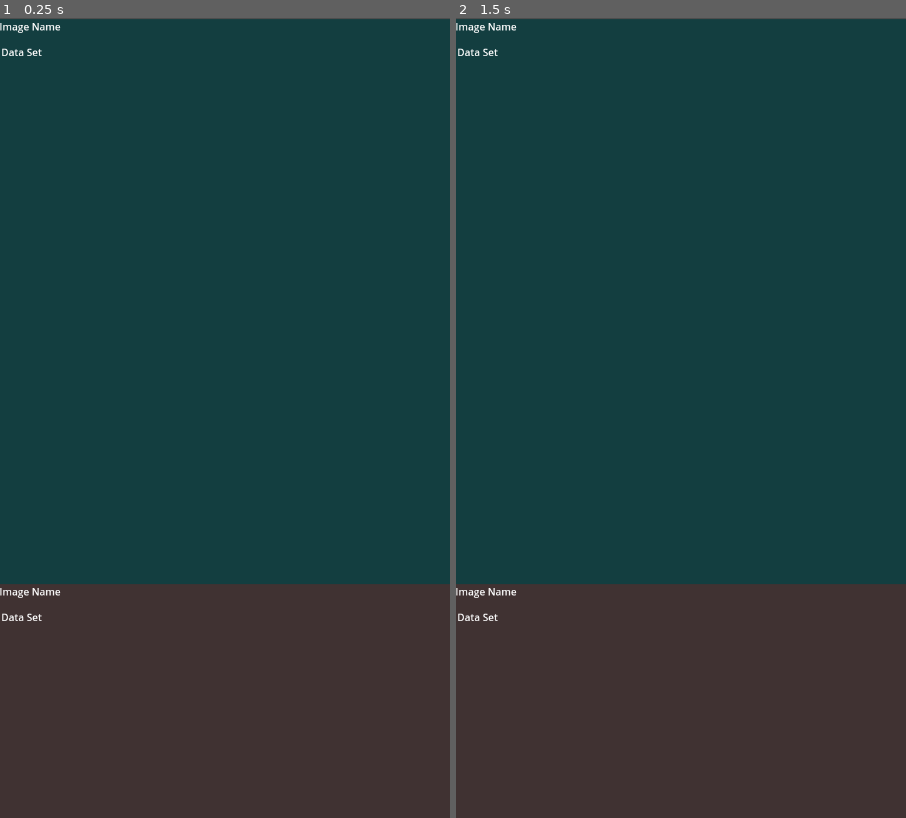
Above: before the commit, frames 1-2 (left to right).
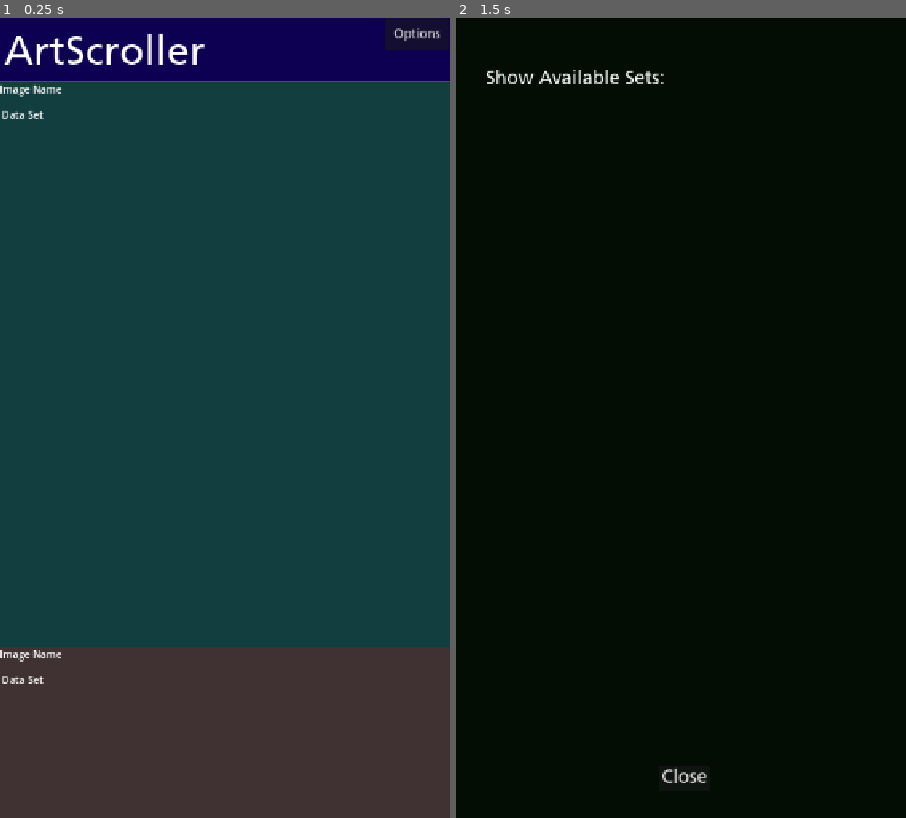
Above: after the commit, the same moments.

Repository: drakewill-CRL/artscrollerv3
Game: Godot game, scene res://Scene/MainScene.tscn
Two runs of this game, one before a commit and one after it. Both use one fixed random seed, a clock stepped at 60 frames per second and the inputs below.
Inputs (mouse positions are in pixels of both pictures, inside the frame that each line leads up to):
- Up to frame 1 (0.25 s): no input
- Up to frame 2 (1.5 s): click (870, 34) at 0.5 s, where only the run after the commit has a clickable "Options"; move the mouse to (780, 378) at 1.27 s; click (780, 378) at 1.42 s

The runs differ from the first frame. In frame 1, 16% of the frame differs, in the area x 0-100%, y 0-84%; in frame 2, 100%, in the area x 0-100%, y 0-100%.

Commit message:
styling, options menu

Diff:
--- a/Controls/ZoomedArtControl.tscn
+++ b/Controls/ZoomedArtControl.tscn
@@ -26,10 +26,10 @@
 stretch_mode = 5
 
 [node name="btnClose" type="Button" parent="."]
-offset_left = 608.0
-offset_top = 3.0
-offset_right = 718.0
-offset_bottom = 70.0
+offset_left = 585.0
+offset_top = 1193.0
+offset_right = 720.0
+offset_bottom = 1280.0
 theme_override_font_sizes/font_size = 40
 text = "Close"
 
--- /dev/null
+++ b/Resources/core.tres
@@ -0,0 +1,7 @@
+[gd_resource type="Theme" load_steps=2 format=3 uid="uid://d1eydy2r734mq"]
+
+[ext_resource type="FontFile" uid="uid://bgbfegly64xxw" path="res://Resources/FRUTIGERLTSTD-ROMAN.OTF" id="1_gqgl2"]
+
+[resource]
+Button/fonts/font = ExtResource("1_gqgl2")
+Label/fonts/font = ExtResource("1_gqgl2")
--- a/Scene/MainScene.tscn
+++ b/Scene/MainScene.tscn
@@ -1,12 +1,14 @@
-[gd_scene load_steps=3 format=3 uid="uid://btvpgjgs1b0v5"]
+[gd_scene load_steps=4 format=3 uid="uid://btvpgjgs1b0v5"]
 
 [ext_resource type="Script" uid="uid://ckumt4f4asx42" path="res://Scene/main_scene.gd" id="1_uptpg"]
 [ext_resource type="PackedScene" uid="uid://dbmgfsjsmebiv" path="res://Controls/ZoomedArtControl.tscn" id="2_rfu1n"]
+[ext_resource type="Theme" uid="uid://d1eydy2r734mq" path="res://Resources/core.tres" id="3_hcm6b"]
 
 [node name="MainScene" type="Node2D"]
 script = ExtResource("1_uptpg")
 
 [node name="ScrollContainer" type="ScrollContainer" parent="."]
+offset_top = 100.0
 offset_right = 720.0
 offset_bottom = 1280.0
 horizontal_scroll_mode = 0
@@ -17,3 +19,30 @@
 
 [node name="ZoomedArtControl" parent="." instance=ExtResource("2_rfu1n")]
 position = Vector2(-8000, 0)
+
+[node name="ColorRect" type="ColorRect" parent="."]
+offset_right = 720.0
+offset_bottom = 100.0
+color = Color(0.0513494, 9.8668e-07, 0.32114, 1)
+
+[node name="Label" type="Label" parent="ColorRect"]
+layout_mode = 0
+offset_left = 6.0
+offset_top = 25.0
+offset_right = 339.0
+offset_bottom = 91.0
+theme = ExtResource("3_hcm6b")
+theme_override_font_sizes/font_size = 65
+text = "ArtScroller"
+
+[node name="btnOptions" type="Button" parent="ColorRect"]
+layout_mode = 0
+offset_left = 615.0
+offset_top = 1.0
+offset_right = 717.0
+offset_bottom = 52.0
+theme = ExtResource("3_hcm6b")
+theme_override_font_sizes/font_size = 20
+text = "Options"
+
+[connection signal="pressed" from="ColorRect/btnOptions" to="." method="Options"]
--- /dev/null
+++ b/Scene/Options.tscn
@@ -0,0 +1,41 @@
+[gd_scene load_steps=3 format=3 uid="uid://d2vrt6022yufh"]
+
+[ext_resource type="Script" uid="uid://6pr7pwog4h3r" path="res://Scene/options.gd" id="1_j5knc"]
+[ext_resource type="Theme" uid="uid://d1eydy2r734mq" path="res://Resources/core.tres" id="2_74hho"]
+
+[node name="Options" type="Node2D"]
+script = ExtResource("1_j5knc")
+
+[node name="ColorRect" type="ColorRect" parent="."]
+offset_right = 720.0
+offset_bottom = 1280.0
+color = Color(0.0112248, 0.0515273, 0.0135398, 1)
+
+[node name="sc" type="ScrollContainer" parent="."]
+offset_left = 33.0
+offset_top = 133.0
+offset_right = 446.0
+offset_bottom = 1113.0
+
+[node name="vb" type="VBoxContainer" parent="sc"]
+layout_mode = 2
+
+[node name="Button" type="Button" parent="."]
+offset_left = 324.0
+offset_top = 1196.0
+offset_right = 405.0
+offset_bottom = 1235.0
+theme = ExtResource("2_74hho")
+theme_override_font_sizes/font_size = 30
+text = "Close"
+
+[node name="Label" type="Label" parent="."]
+offset_left = 47.0
+offset_top = 82.0
+offset_right = 238.0
+offset_bottom = 105.0
+theme = ExtResource("2_74hho")
+theme_override_font_sizes/font_size = 30
+text = "Show Available Sets:"
+
+[connection signal="pressed" from="Button" to="." method="Close"]
--- /dev/null
+++ b/Scene/globals.gd
@@ -0,0 +1,28 @@
+extends Node
+
+var allSets = []
+var enabledSets = []
+
+
+#Convenience function
+func LoadData(fileName):
+	var recentFile = FileAccess.open(fileName, FileAccess.READ)
+	if (recentFile == null):
+		return
+	else:
+		var json = JSON.new()
+		json.parse(recentFile.get_as_text())
+		var info = json.get_data()
+		recentFile.close()
+		return info
+
+#Convenience function
+func SaveData(fileName, dictionary):
+	var recentFile = FileAccess.open(fileName, FileAccess.WRITE)
+	if (recentFile == null):
+		print(FileAccess.get_open_error())
+		return
+
+	var json = JSON.new()
+	recentFile.store_string(json.stringify(dictionary))
+	recentFile.close()
--- a/Scene/main_scene.gd
+++ b/Scene/main_scene.gd
@@ -50,10 +50,19 @@
 		if (loaded):
 			pass
 
+	var savedPrefs = Globals.LoadData("user://disabled.json")
+	if savedPrefs == null:
+		savedPrefs = {}
+	if !savedPrefs.has("disabled"):
+		savedPrefs.disabled = []
 	# Step 2: Get metadata into memory from loaded PCKs
 	var subfolders = DirAccess.get_directories_at("res://ArtPack")
 	for sf in subfolders:
 		var metadata = JSON.parse_string(FileAccess.get_file_as_string("res://ArtPack/" + sf + "/metadata.json")) #read json file.
+		if !Globals.allSets.has(metadata.PackName):
+			Globals.allSets.append(metadata.PackName)
+			if !savedPrefs.disabled.has(metadata.PackName):
+				Globals.enabledSets.append(metadata.PackName)
 		for item in metadata.DataItems:
 			item.DataSet = metadata.PackName
 		allItems.append_array(metadata.DataItems)
@@ -62,31 +71,30 @@
 	if allItems.is_empty():
 		return
 
-	#var pickedSet = allItems.pick_random()
-	#var pickedItem = pickedSet.DataItems.pick_random()
-	#pickedItem.DataSet = pickedSet.PackName
+	if Globals.enabledSets.size() == 0:
+		Globals.enabledSets = Globals.allSets.duplicate()
+
 	var pickedItem = allItems.pick_random()
+	while (!Globals.enabledSets.has(pickedItem.DataSet)):
+		pickedItem = allItems.pick_random()
 	return pickedItem
 
 func ShowZoomedArt(texture):
-	#var zoom = zoomControlPL.instantiate()
 	$ZoomedArtControl.SetTexture(texture)
 	$ZoomedArtControl.position.x = 0
 
-func _input_ignore(event: InputEvent) -> void:
-	if event is not InputEventMouseButton:
-		return
-	if event.button_index == MOUSE_BUTTON_WHEEL_UP or event.button_index == MOUSE_BUTTON_WHEEL_DOWN:
-		return
-
-	#TODO: Determine which image was tapped, send that texture to ZoomedArtControl
-	for control in $ScrollContainer/VBoxContainer.get_children():
-
-		var txr = control.get_node('Control/txrArt')
-		var rect = txr.get_rect()
-		if rect.has_point(event.global_position): #doesnt work, always grabs first one.
-			ShowZoomedArt(txr.texture)
-			return
+#func _input_ignore(event: InputEvent) -> void:
+	#if event is not InputEventMouseButton:
+		#return
+	#if event.button_index == MOUSE_BUTTON_WHEEL_UP or event.button_index == MOUSE_BUTTON_WHEEL_DOWN:
+		#return
+		#
+	#for control in $ScrollContainer/VBoxContainer.get_children():
+		#var txr = control.get_node('Control/txrArt')
+		#var rect = txr.get_rect()
+		#if rect.has_point(event.global_position):
+			#ShowZoomedArt(txr.texture)
+			#return
 
 func ButtonPushed(btn):
 	ShowZoomedArt(btn)
@@ -101,3 +109,7 @@
 func CheckForAdd(newVal):
 	if newVal > scrollbar.max_value - 1300: #Assuming this is pixels.
 		AddMoreArt()
+
+func Options():
+	var optScene = preload("res://Scene/Options.tscn")
+	add_child(optScene.instantiate())
--- /dev/null
+++ b/Scene/options.gd
@@ -0,0 +1,28 @@
+extends Node2D
+
+func _ready():
+	for set in Globals.allSets:
+		var chk = CheckBox.new()
+		chk.text = set
+		chk.button_pressed = Globals.enabledSets.has(set)
+		chk.toggled.connect(chkToggled)
+		$sc/vb.add_child(chk)
+
+func Close():
+	queue_free()
+
+func chkToggled(newState):
+	var chk = get_viewport().gui_get_focus_owner()
+	if (newState):
+		Globals.enabledSets.append(chk.text)
+	else:
+		var idx = Globals.enabledSets.find(chk.text)
+		if idx != -1:
+			Globals.enabledSets.remove_at(idx)
+
+	var disabledSets = Globals.allSets.duplicate()
+	for es in Globals.enabledSets:
+		var idx = disabledSets.find(es)
+		if  idx > -1:
+			disabledSets.remove_at(idx)
+	Globals.SaveData("user://disabled.json", {disabled = disabledSets})
--- a/project.godot
+++ b/project.godot
@@ -16,11 +16,15 @@
 boot_splash/image="uid://c1jby8wvlevbm"
 config/icon="uid://dhgmo02jlcnd8"
 
+[autoload]
+
+Globals="*res://Scene/globals.gd"
+
 [display]
 
 window/size/viewport_width=720
 window/size/viewport_height=1280
-window/stretch/mode="viewport"
+window/stretch/mode="canvas_items"
 window/handheld/orientation=1
 
 [input_devices]
Binary file added: Resources/FRUTIGERLTSTD-ROMAN.OTF
Not shown, added: Resources/FRUTIGERLTSTD-ROMAN.OTF.import
Not shown, added: Scene/globals.gd.uid
Not shown, added: Scene/options.gd.uid
Not shown, changed: export_presets.cfg
